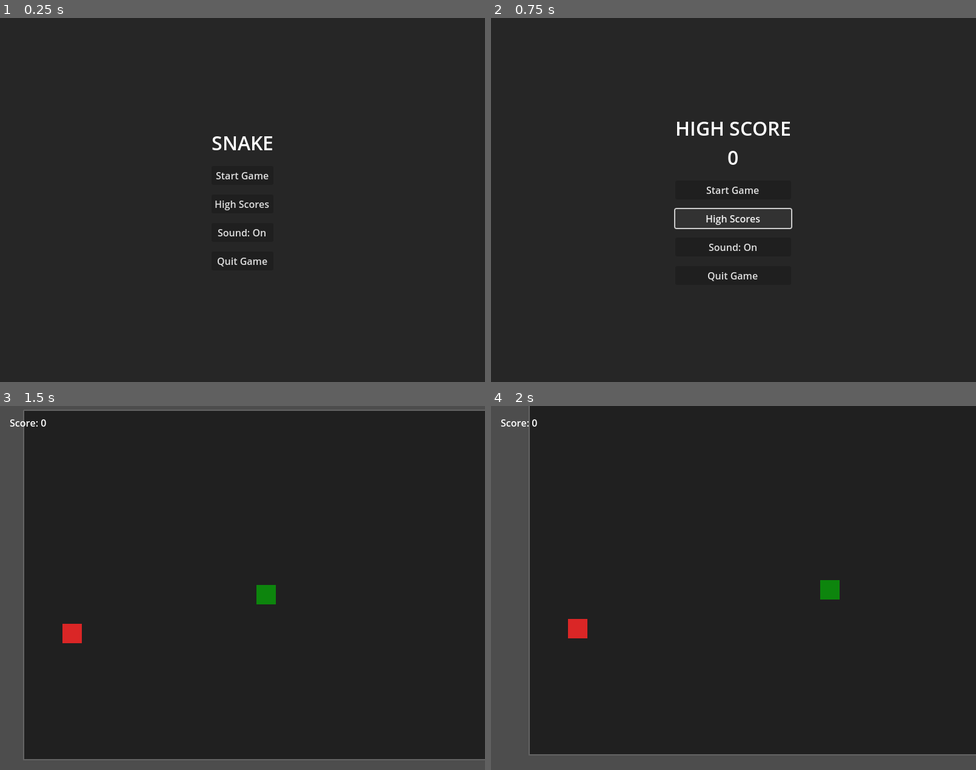
Above: before the commit, frames 1-4 (two rows, left to right).
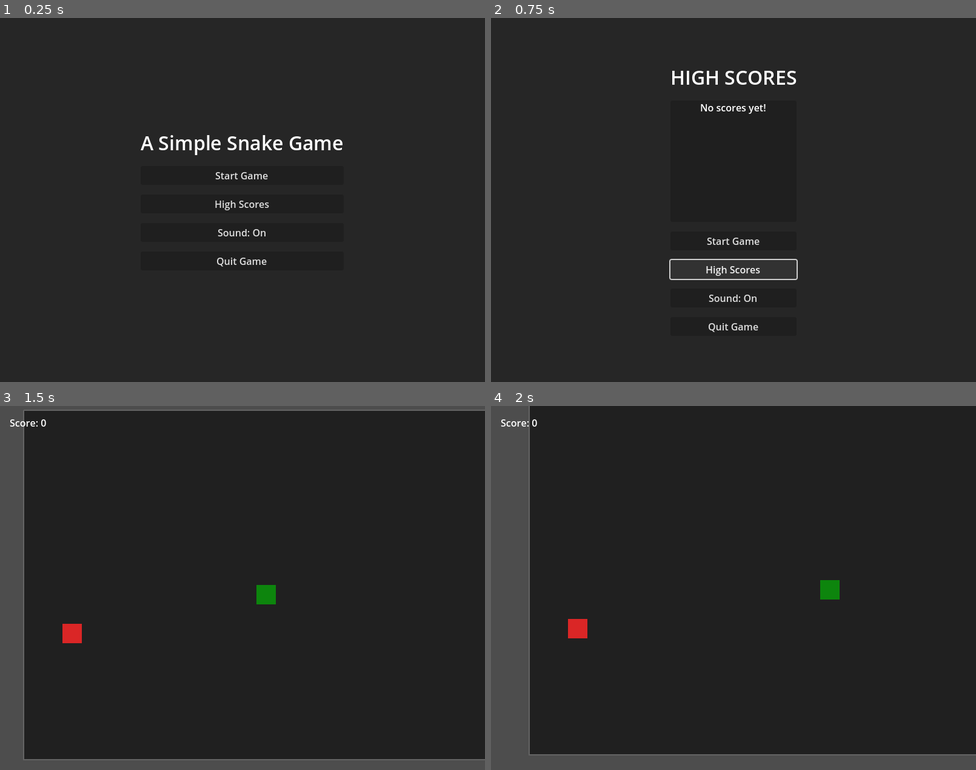
Above: after the commit, the same moments.

Repository: bluehexagons/snake2d
Game: Godot game, scene res://scenes/main/main.tscn
Same seed, same stepped clock (60 frames per second), same inputs: the game is played once before the commit and once after it.
Inputs:
- Up to frame 1 (0.25 s): no input
- Up to frame 2 (0.75 s): click "High Scores" at 0.5 s
- Up to frame 3 (1.5 s): click "Start Game" at 1.25 s
- Up to frame 4 (2 s): no input

The runs differ from the first frame. In frame 1, 0.9% of the frame differs, in the area x 29-71%, y 32-69%; in frame 2, 2.1%, in the area x 36-64%, y 14-87%; in frame 3, nothing differs; in frame 4, nothing differs.

Commit message:
(w/AI) Top 10 high scores, rename

Diff:
--- a/scenes/main/main.gd
+++ b/scenes/main/main.gd
@@ -20,6 +20,9 @@
 const LOOK_AHEAD_WEIGHT = 0.15  # How strongly the camera follows snake's direction
 const CAMERA_DAMPING = 0.85  # How quickly velocity decays
 const CAMERA_ACCELERATION = 0.01  # How quickly camera responds to changes
+
+const MAX_HIGH_SCORES = 10
+var high_scores: Array[int] = []
 
 var camera_velocity = Vector2.ZERO
 
@@ -42,10 +45,14 @@
 	get_tree().root.size_changed.connect(_on_window_resize)
 	_on_window_resize()
 
-	# Load high score
+	# Load high scores
 	if FileAccess.file_exists("user://highscore.dat"):
 		var file = FileAccess.open("user://highscore.dat", FileAccess.READ)
-		high_score = file.get_32()
+		while not file.eof_reached():
+			high_scores.append(file.get_32())
+
+	high_scores.sort_custom(func(a, b): return a > b)  # Sort descending
+	high_score = high_scores[0] if not high_scores.is_empty() else 0
 
 	# Connect main menu buttons
 	var main_menu = $UILayer/MainMenu
@@ -97,6 +104,8 @@
 	$UILayer/MainMenu.visible = true
 	$UILayer/ScoreLabel.visible = false
 	$GameViewport/SubViewport/GameWorld.visible = false
+
+	_update_scores_display(false)  # Initialize scores display
 
 func _on_start_pressed():
 	get_tree().paused = false
@@ -145,7 +154,35 @@
 		game_timer.wait_time = new_wait
 
 func _on_scores_pressed():
-	$UILayer/MainMenu/VBoxContainer/Title.text = "HIGH SCORE\n" + str(high_score)
+	_update_scores_display(true)
+
+func _update_scores_display(show_container: bool):
+	var title_label = $UILayer/MainMenu/VBoxContainer/TitleLabel
+	var scores_container = $UILayer/MainMenu/VBoxContainer/ScoresContainer
+	var scores_list = $UILayer/MainMenu/VBoxContainer/ScoresContainer/ScrollContainer/ScoresList
+
+	# Clear existing score labels
+	for child in scores_list.get_children():
+		child.queue_free()
+
+	if show_container:
+		title_label.text = "HIGH SCORES"
+		scores_container.visible = true
+
+		if high_scores.is_empty():
+			var empty_label = Label.new()
+			empty_label.text = "No scores yet!"
+			empty_label.horizontal_alignment = HORIZONTAL_ALIGNMENT_CENTER
+			scores_list.add_child(empty_label)
+		else:
+			for i in high_scores.size():
+				var score_label = Label.new()
+				score_label.text = "%d. %d" % [i + 1, high_scores[i]]
+				score_label.horizontal_alignment = HORIZONTAL_ALIGNMENT_CENTER
+				scores_list.add_child(score_label)
+	else:
+		title_label.text = "A Simple Snake Game"
+		scores_container.visible = false
 
 func _on_quit_game_pressed():
 	get_tree().quit()
@@ -158,6 +195,7 @@
 	$UILayer/PauseMenu.visible = false
 	$UILayer/ScoreLabel.visible = false
 	$GameViewport/SubViewport/GameWorld.visible = false
+	_update_scores_display(false)
 
 func _cleanup_game():
 	# Reset nodes
@@ -291,10 +329,26 @@
 	AudioManager.play_die()
 	AudioManager.reset_pitch()
 
-	if score > high_score:
-		high_score = score
-		var file = FileAccess.open("user://highscore.dat", FileAccess.WRITE)
-		file.store_32(high_score)
+	# Update high scores
+	var score_inserted = false
+	for i in high_scores.size():
+		if score > high_scores[i]:
+			high_scores.insert(i, score)
+			score_inserted = true
+			break
+
+	if not score_inserted and high_scores.size() < MAX_HIGH_SCORES:
+		high_scores.append(score)
+
+	if high_scores.size() > MAX_HIGH_SCORES:
+		high_scores.resize(MAX_HIGH_SCORES)
+
+	# Save all scores
+	var file = FileAccess.open("user://highscore.dat", FileAccess.WRITE)
+	for score_value in high_scores:
+		file.store_32(score_value)
+
+	high_score = high_scores[0] if not high_scores.is_empty() else 0
 
 	game_over = true
 
--- a/scenes/ui/main_menu.tscn
+++ b/scenes/ui/main_menu.tscn
@@ -12,11 +12,24 @@
 layout_mode = 2
 theme_override_constants/separation = 16
 
-[node name="Title" type="Label" parent="VBoxContainer"]
+[node name="TitleLabel" type="Label" parent="VBoxContainer"]
 layout_mode = 2
 theme_override_font_sizes/font_size = 32
-text = "SNAKE"
+text = "A Simple Snake Game"
 horizontal_alignment = 1
+
+[node name="ScoresContainer" type="PanelContainer" parent="VBoxContainer"]
+custom_minimum_size = Vector2(200, 200)
+layout_mode = 2
+
+[node name="ScrollContainer" type="ScrollContainer" parent="VBoxContainer/ScoresContainer"]
+layout_mode = 2
+horizontal_scroll_mode = 0
+
+[node name="ScoresList" type="VBoxContainer" parent="VBoxContainer/ScoresContainer/ScrollContainer"]
+layout_mode = 2
+size_flags_horizontal = 3
+theme_override_constants/separation = 8
 
 [node name="StartButton" type="Button" parent="VBoxContainer"]
 layout_mode = 2
